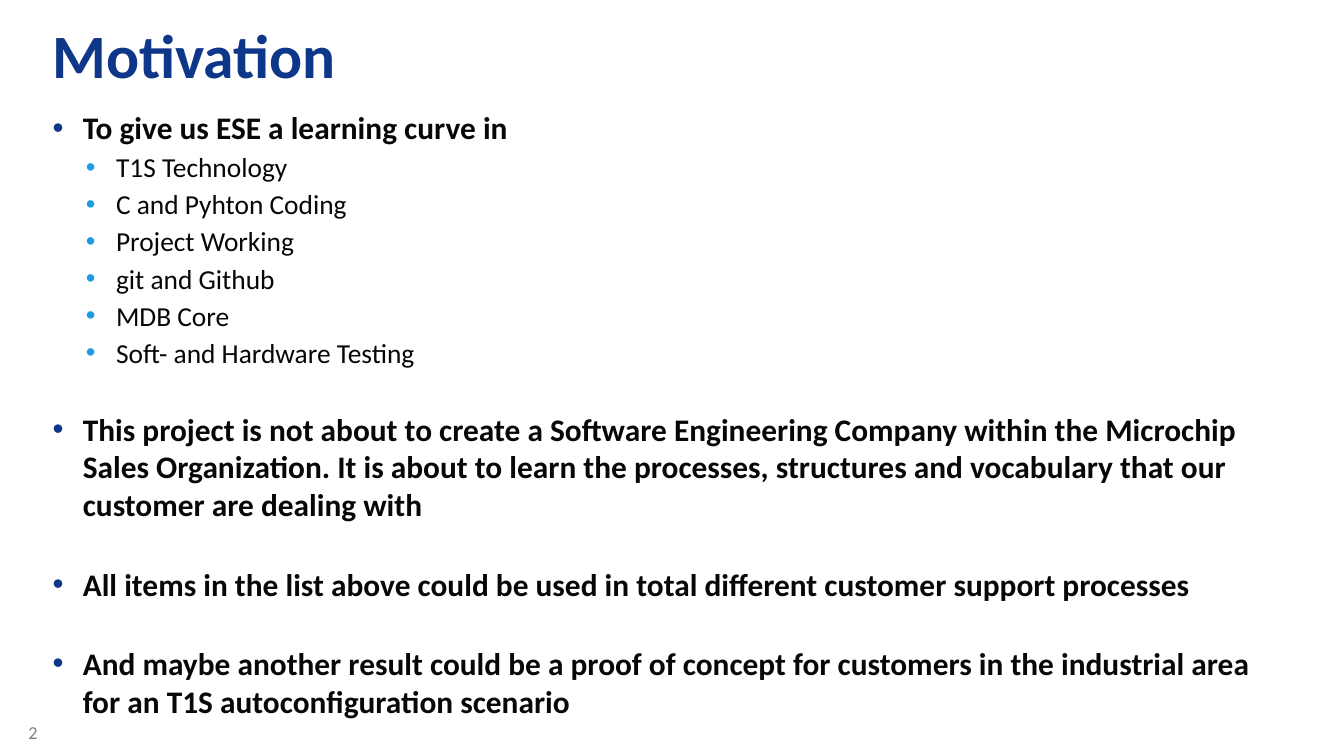
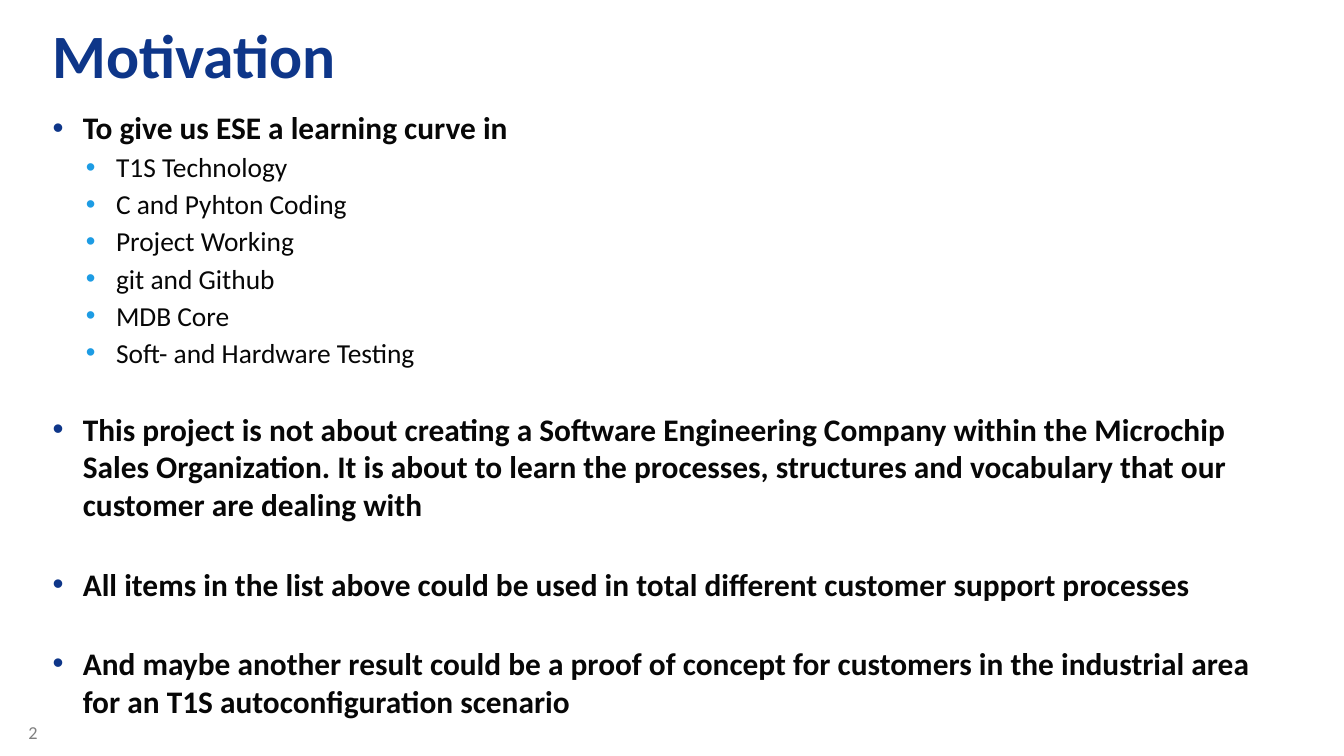
Before and after one commit to zabooh/T1S_Autoconf, a slide deck: slide 2 of T1S Autoconfig - Tooling.pptx. Drawn at 1344x756 pixels with LibreOffice and Linux fonts; fonts in the diff are those of the drawing; background and template pictures are left out. Boxes give left, top, right and bottom in pixels: in the first picture for what was removed or moved away, otherwise in the second. Text is boxed around its words. In the diff, an @@ line names an element or a change of style, - is before the commit and + after.

```diff
--- a/T1S Autoconfig - Tooling.pptx
+++ b/T1S Autoconfig - Tooling.pptx
@@ text at [83, 419, 1226, 522]: text changed @@
-• This project is not about to create a Software Engineering Company within the Microchip Sales Organization. It is about to learn the processes, structures and vocabulary that our customer are dealing with
+• This project is not about creating a Software Engineering Company within the Microchip Sales Organization. It is about to learn the processes, structures and vocabulary that our customer are dealing with
```
Also in this commit, not shown: 1 slide added, 5 other files.
